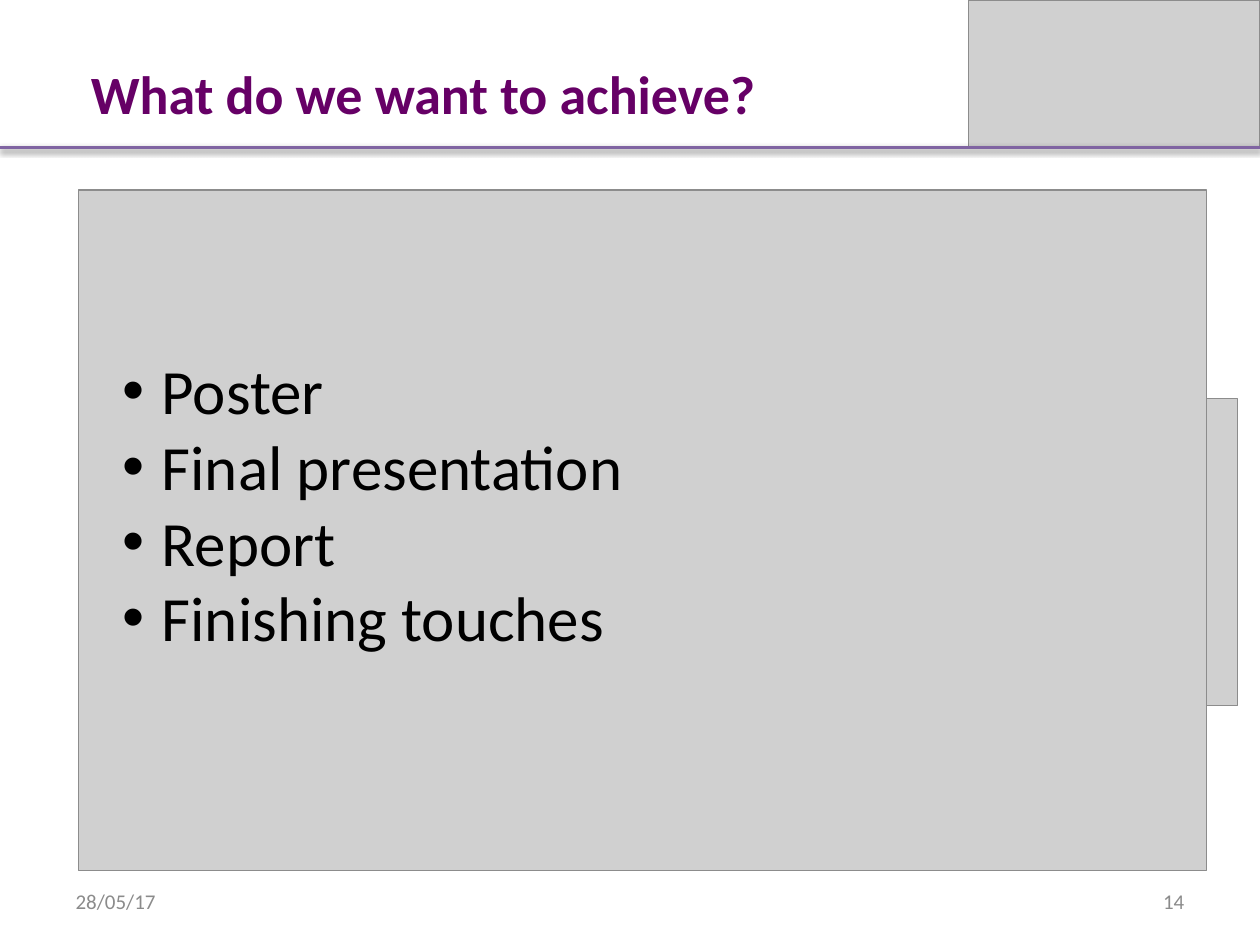
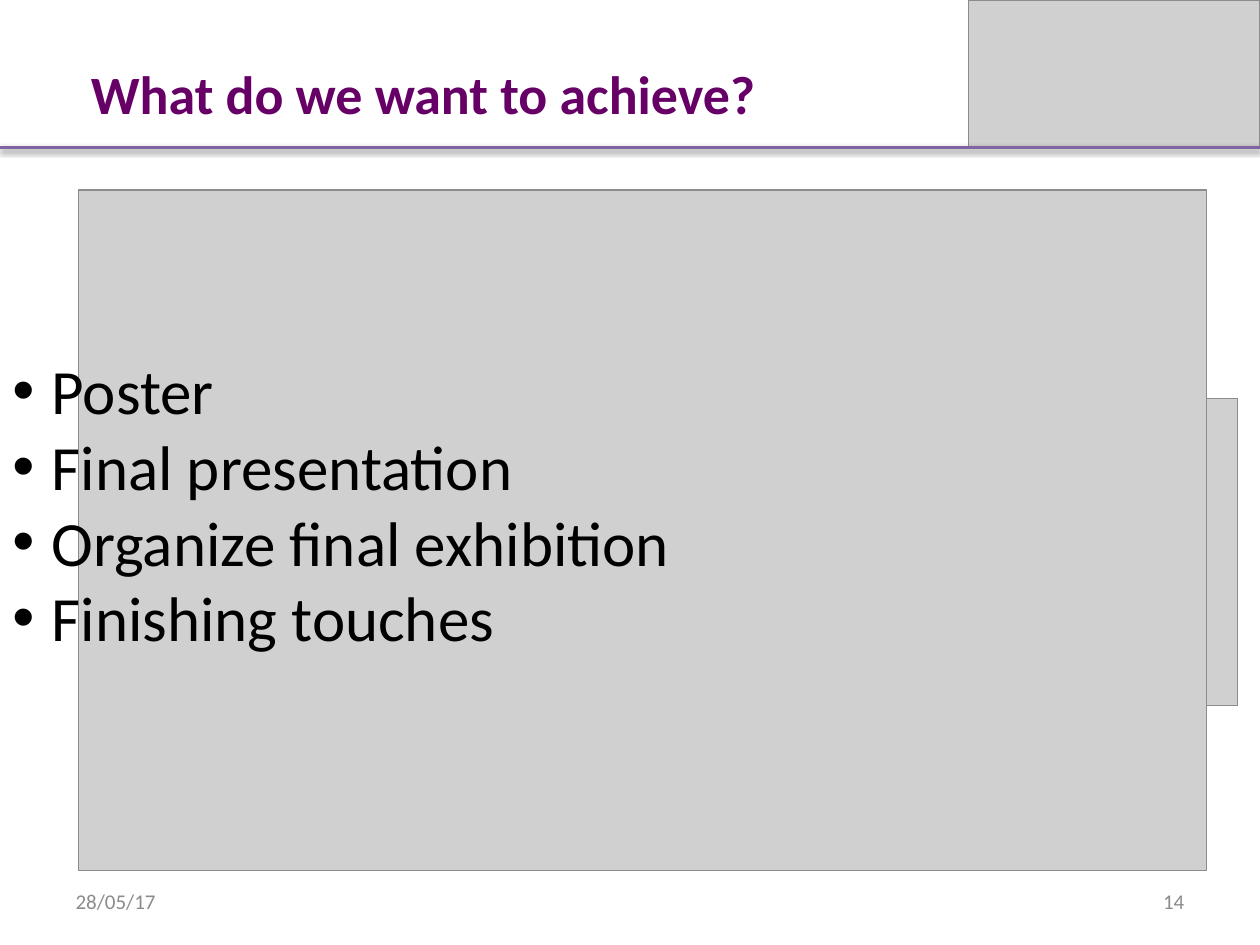
Before and after one commit to InternetOfTrash/iot-docs, a slide deck: slide 14 of presentation_28may.pptx. Drawn at 1260x945 pixels with LibreOffice and Linux fonts; fonts in the diff are those of the drawing; grey boxes stand for pictures. Boxes give left, top, right and bottom in pixels: in the first picture for what was removed or moved away, otherwise in the second. Text is boxed around its words. In the diff, an @@ line names an element or a change of style, - is before the commit and + after.

```diff
--- a/presentation_28may.pptx
+++ b/presentation_28may.pptx
@@ text "Poster": place and size @@
-text "Poster" at [162,373,622,652]
+text "Poster" at [52,362,669,657]
@@ text at [52,513,669,581]: text changed @@
-• Report
+• Organize final exhibition
```
